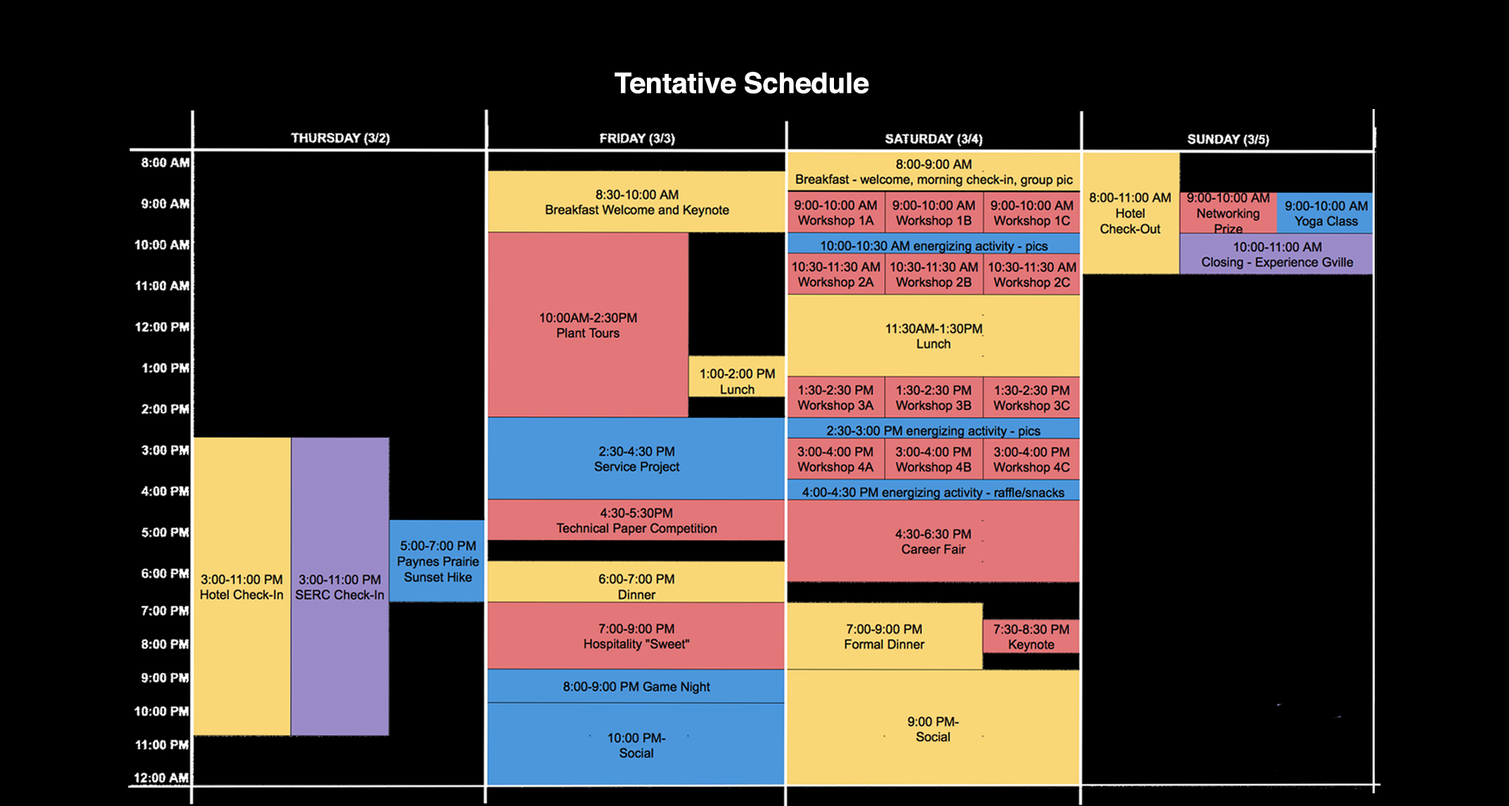
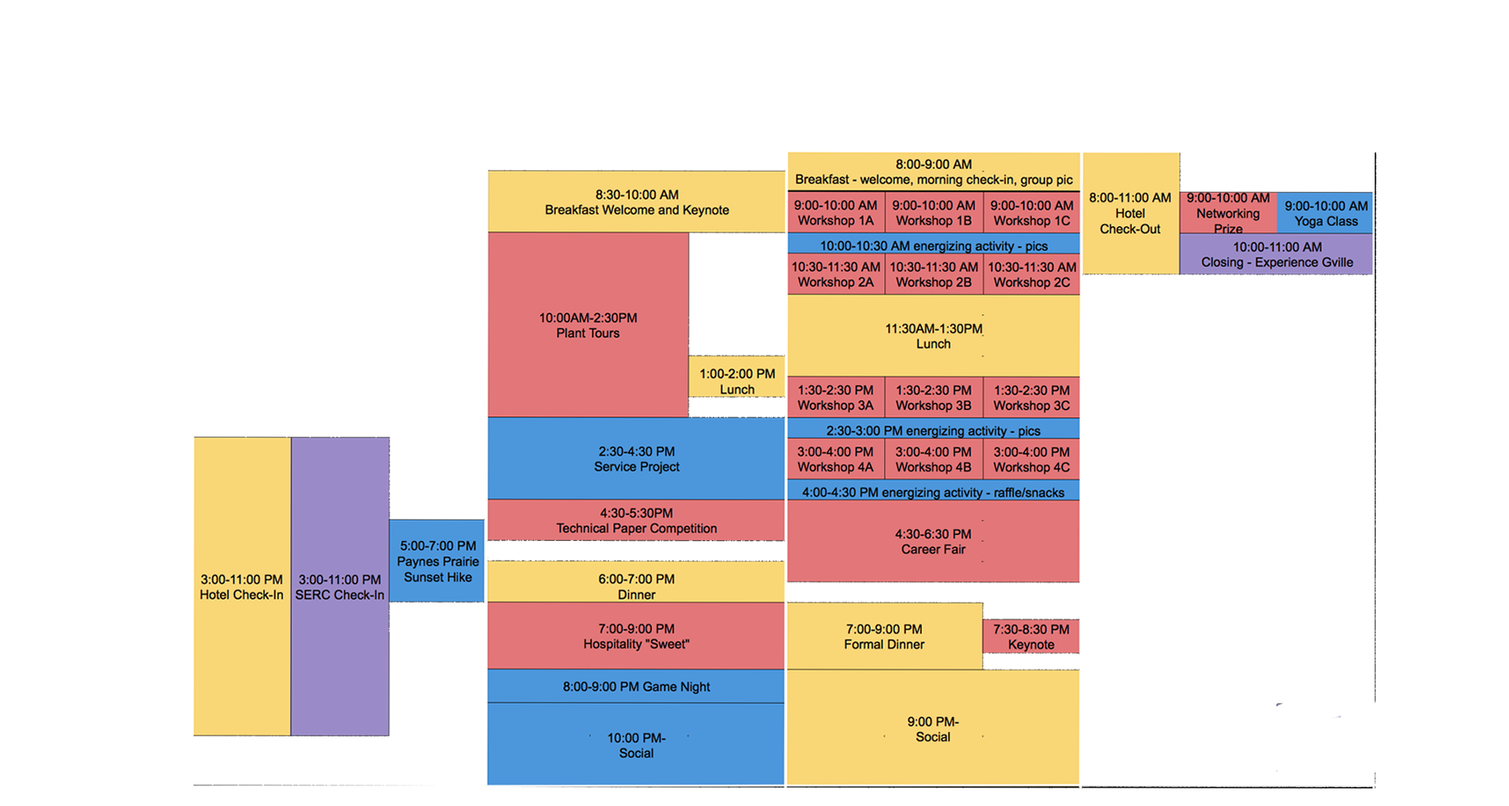
Two versions of the same layered image (1509×806). Layer-by-layer changes:
hid "Layer 2" over left=0, top=0, right=1509, bottom=806
